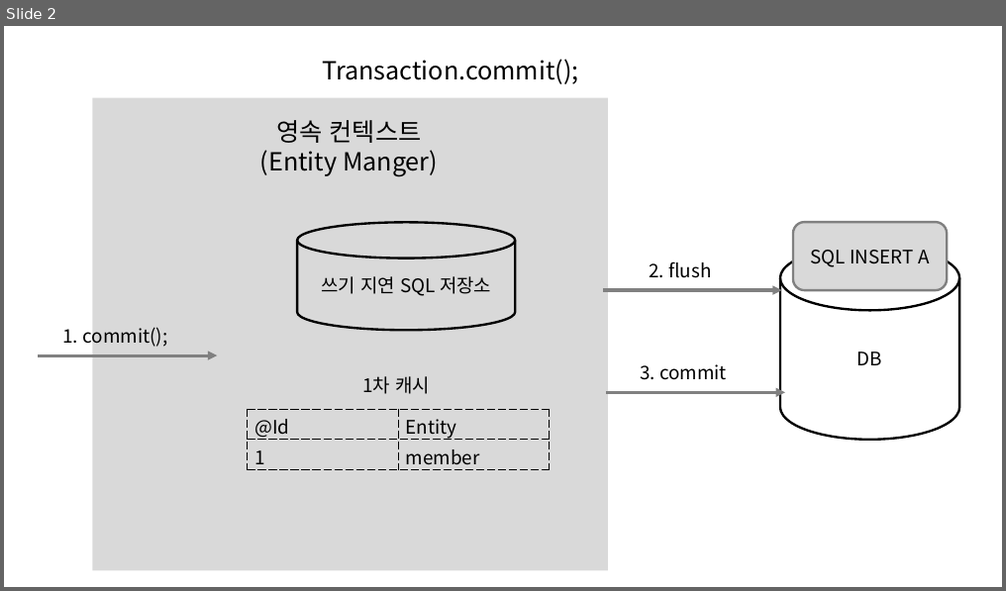
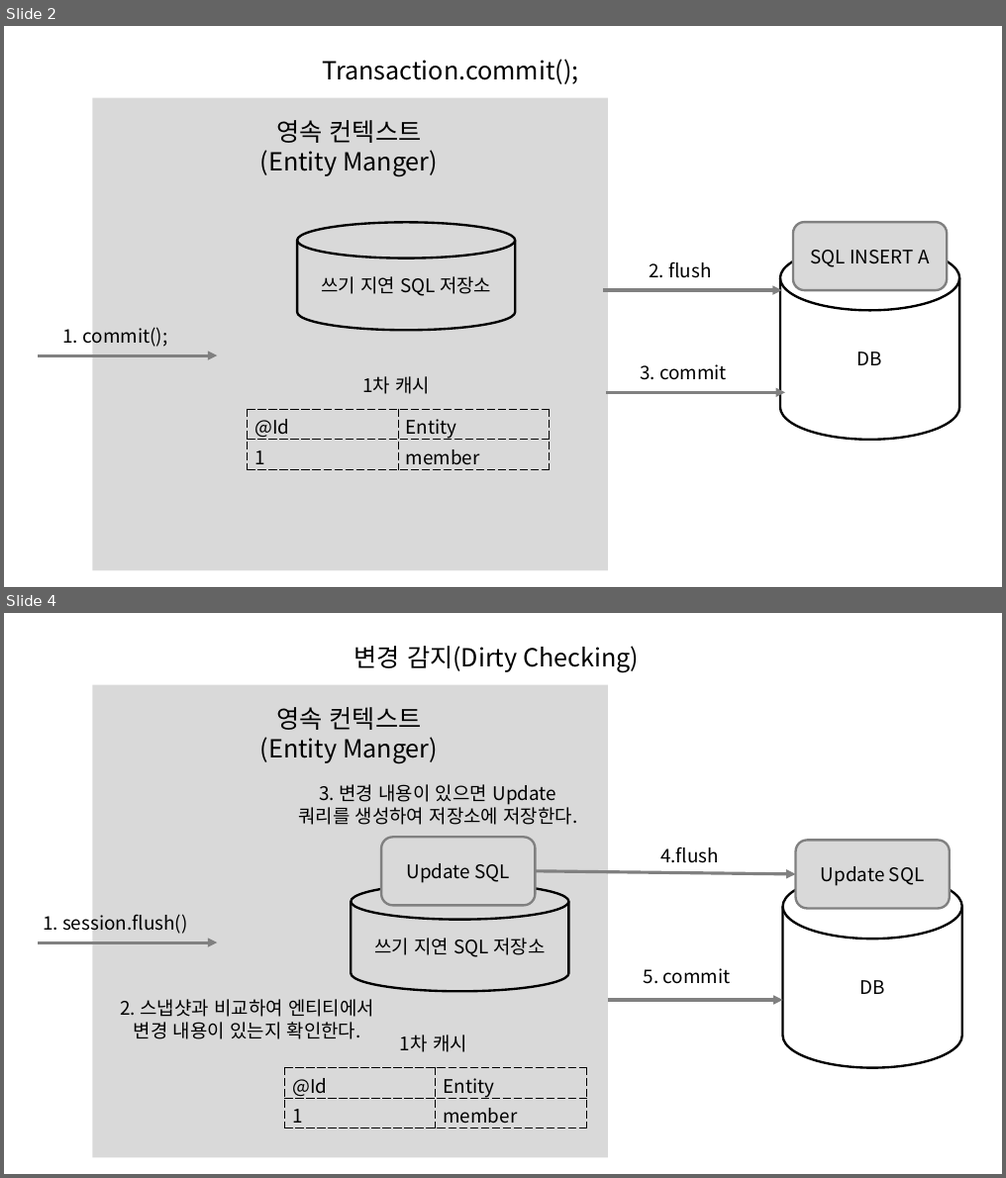
Before and after one commit to llmooon/llmooon.github.io, a slide deck: assets/spring/spring.pptx. Shown one above the other, each under a label of ours: slide 2 before the commit, slides 2 and 4 after it; the slides between them are not shown. The pictures are 1006x591 and 1006x1178 pixels, drawn with LibreOffice and Linux fonts; fonts in the diff are those of the drawing. Boxes give left, top, right and bottom in pixels: in the first picture for what was removed or moved away, otherwise in the second. Text is boxed around its words. In the diff, an @@ line names an element or a change of style, - is before the commit and + after.

```diff
--- a/assets/spring/spring.pptx
+++ b/assets/spring/spring.pptx
@@ slide 4 added at [4, 613, 1002, 1174], background #FFFFFF @@
@@ text added at [354, 646, 639, 673], 24 pt, text #000000 @@
+변경 감지(Dirty Checking)
@@ rectangle added at [92, 685, 608, 1158], fill #D9D9D9 @@
@@ text added at [260, 707, 438, 764], 24 pt, text #000000 @@
+영속 컨텍스트(Entity Manger)
@@ text added at [298, 784, 577, 825], 18 pt, text #000000 @@
+3. 변경 내용이 있으면 Update
+쿼리를 생성하여 저장소에 저장한다.
@@ rounded rectangle added at [381, 837, 535, 905], fill #D9D9D9, outline #808080 2.25 pt, 18 pt, text #000000 @@
+Update SQL
@@ text added at [660, 847, 719, 863], 18 pt, text #000000 @@
+4.flush
@@ rounded rectangle added at [796, 840, 949, 908], fill #D9D9D9, outline #808080 2.25 pt, 18 pt, text #000000 @@
+Update SQL
@@ arrow added from (536, 871) to (796, 874), #808080 3 pt @@
@@ cylinder added at [782, 874, 962, 1068], outline #000000 2.25 pt, 18 pt, text #000000 @@
+DB
@@ cylinder added at [350, 884, 568, 992], outline #000000 2.25 pt, 18 pt, text #000000 @@
+쓰기 지연 SQL 저장소
@@ text added at [43, 914, 187, 934], 18 pt, text #000000 @@
+1. session.flush()
@@ arrow added from (39, 943) to (218, 943), #808080 3 pt @@
@@ text added at [644, 968, 731, 984], 18 pt, text #000000 @@
+5. commit
@@ text added at [120, 999, 374, 1040], 18 pt, text #000000 @@
+2. 스냅샷과 비교하여 엔티티에서 변경 내용이 있는지 확인한다.
@@ arrow added from (608, 1000) to (782, 1000), #808080 3 pt @@
@@ text added at [400, 1035, 467, 1053], 18 pt, text #000000 @@
+1차 캐시
@@ table added at [285, 1068, 586, 1133], 2 rows, 2 columns @@
+@Id | Entity
+1 | member
```
Also in this commit, not shown: 1 other slide added, 3 other files.
